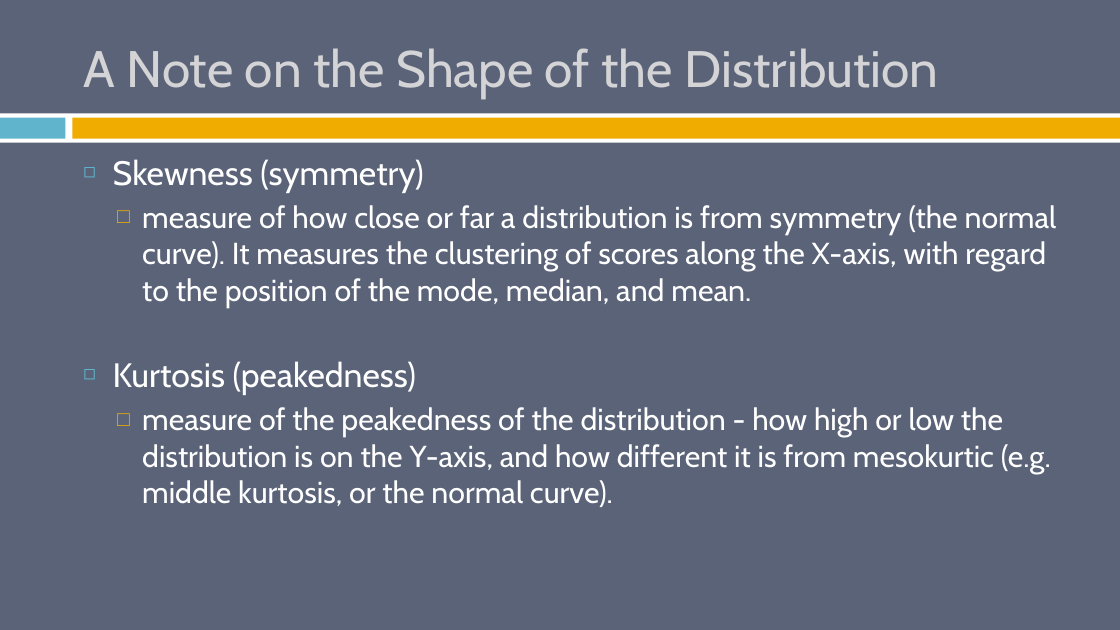
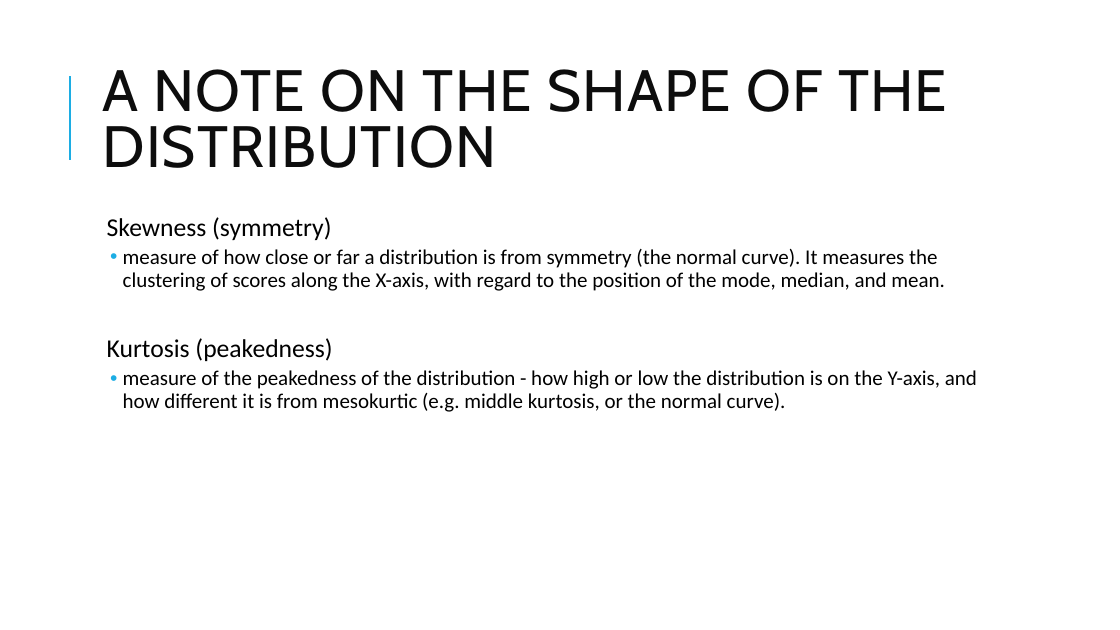
Before and after one commit to burrelvannjr/gradstats_sdsu, a slide deck: slide 51 of ppts/2_ct_dv_freq_graph.pptx. Drawn at 1120x630 pixels with LibreOffice and Linux fonts; fonts in the diff are those of the drawing. Boxes give left, top, right and bottom in pixels: in the first picture for what was removed or moved away, otherwise in the second. Text is boxed around its words. In the diff, an @@ line names an element or a change of style, - is before the commit and + after.

```diff
--- a/ppts/2_ct_dv_freq_graph.pptx
+++ b/ppts/2_ct_dv_freq_graph.pptx
@@ background #5A6378 to #FFFFFF @@
@@ line added from (70, 160) to (70, 76), #1CADE4 1.5 pt @@
@@ title at (x1=102, y1=69, x2=947, y2=168): text changed; size 44 to 50 pt; text colour #D4D4D6 to #0D0D0D @@
-A Note on the Shape of the Distribution
+A NOTE ON THE SHAPE OF THE DISTRIBUTION
@@ rectangle removed at (x1=0, y1=113, x2=1120, y2=143) @@
@@ rectangle removed at (x1=0, y1=118, x2=66, y2=139) @@
@@ rectangle removed at (x1=72, y1=118, x2=1120, y2=139) @@
@@ text "Skewness (symmetry)" moved from (x1=113, y1=159, x2=1057, y2=507) to (x1=107, y1=217, x2=977, y2=412) @@
@@ text "Skewness (symmetry)" at (x1=107, y1=217, x2=977, y2=412): size 29 to 22 pt in "Skewness (symmetry)", "Kurtosis (peakedness)"; font Cabin to Calibri, text colour #FFFFFF to #000000; size 26 to 18 pt in "measure of how close or far a ...", "measure of the peakedness of the distribution ..."; bullet ◻ to  ; line spacing 1 to 0.9; more space between paragraphs; bullet colour #60B5CC to #1CADE4; bullet □ to •; bullet colour #F0AD00 to #1CADE4 @@
```
Also in this commit, not shown: 52 other slides changed, 1 other file.
